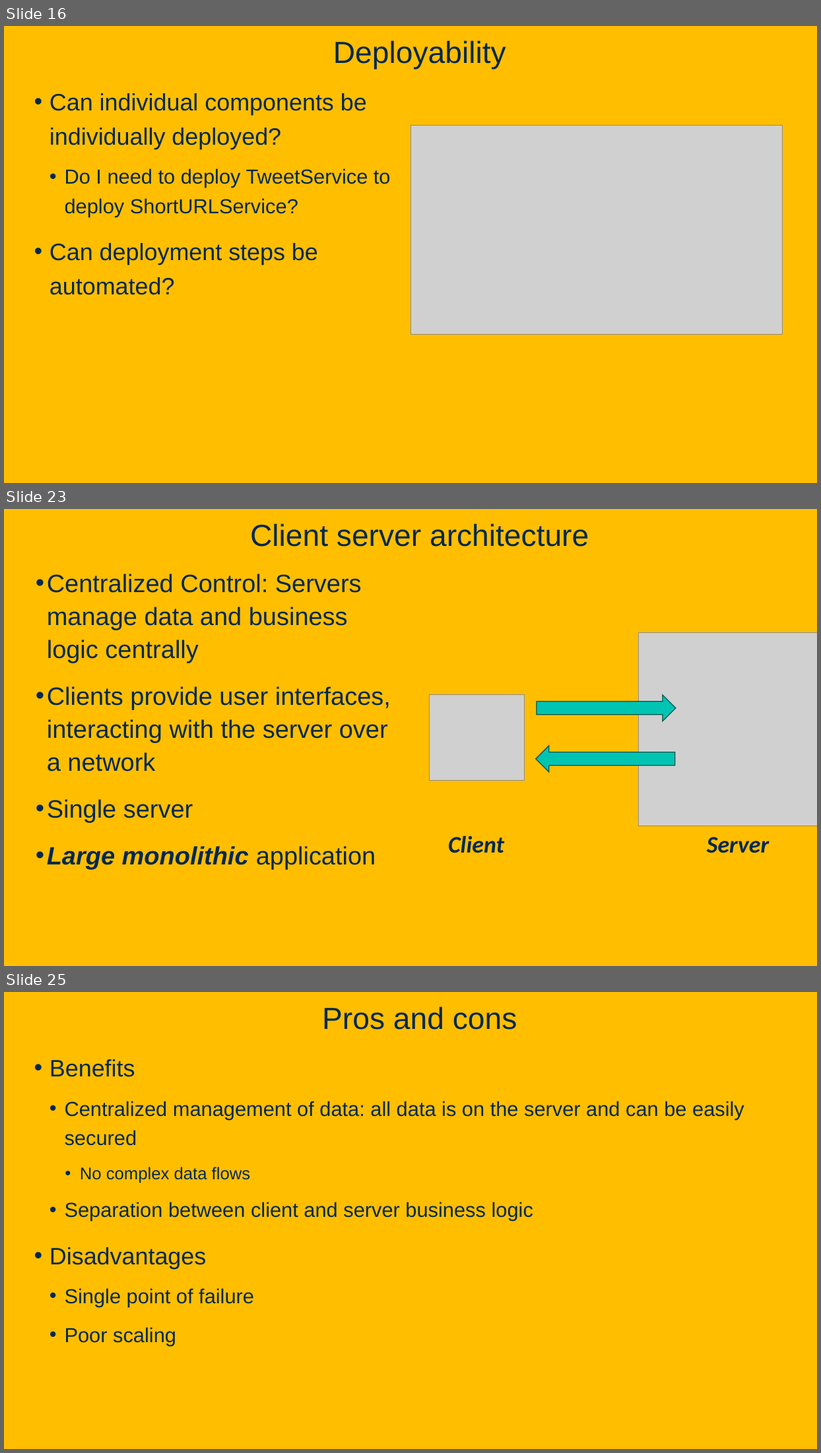
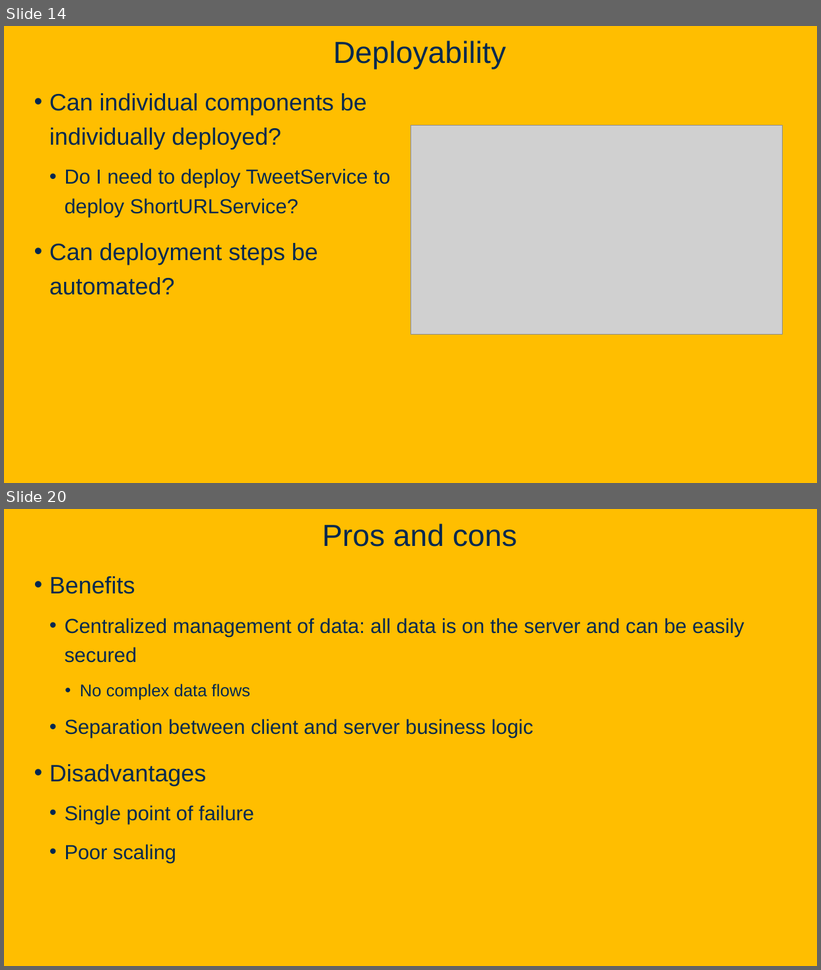
Before and after one commit to davsec-teaching/W26_ECS_160, a slide deck: slides/Microservices.pptx. Shown one above the other, each under a label of ours: slides 16, 23 and 25 before the commit, slides 14 and 20 after it; the slides between them are not shown. The pictures are 821x1453 and 821x970 pixels, drawn with LibreOffice and Linux fonts; fonts in the diff are those of the drawing; grey boxes stand for pictures; background and template pictures are left out. Boxes give left, top, right and bottom in pixels: in the first picture for what was removed or moved away, otherwise in the second. Text is boxed around its words. In the diff, an @@ line names an element or a change of style, - is before the commit and + after.

```diff
--- a/slides/Microservices.pptx
+++ b/slides/Microservices.pptx
@@ slide 23 removed at (4,509,817,966), background picture (left out) @@
@@ title removed at (250,524,589,547) @@
-Client server architecture
@@ text removed at (47,574,391,869) @@
-• Centralized Control: Servers manage data and business logic centrally
-• Clients provide user interfaces, interacting with the server over a network
-• Single server
-• Large monolithic application
@@ picture removed at (639,633,817,826) @@
@@ picture removed at (429,695,524,780) @@
@@ right arrow removed at (537,695,676,722) @@
@@ right arrow removed at (536,746,675,772) @@
@@ text removed at (448,836,504,854) @@
-Client
@@ text removed at (707,837,769,854) @@
-Server
@@ what was slide 16 is now slide 14 @@
@@ what was slide 25 is now slide 20 @@
```
Also in this commit, not shown: 3 slides changed, 15 slides added, 8 other slides removed, 3 other files.
